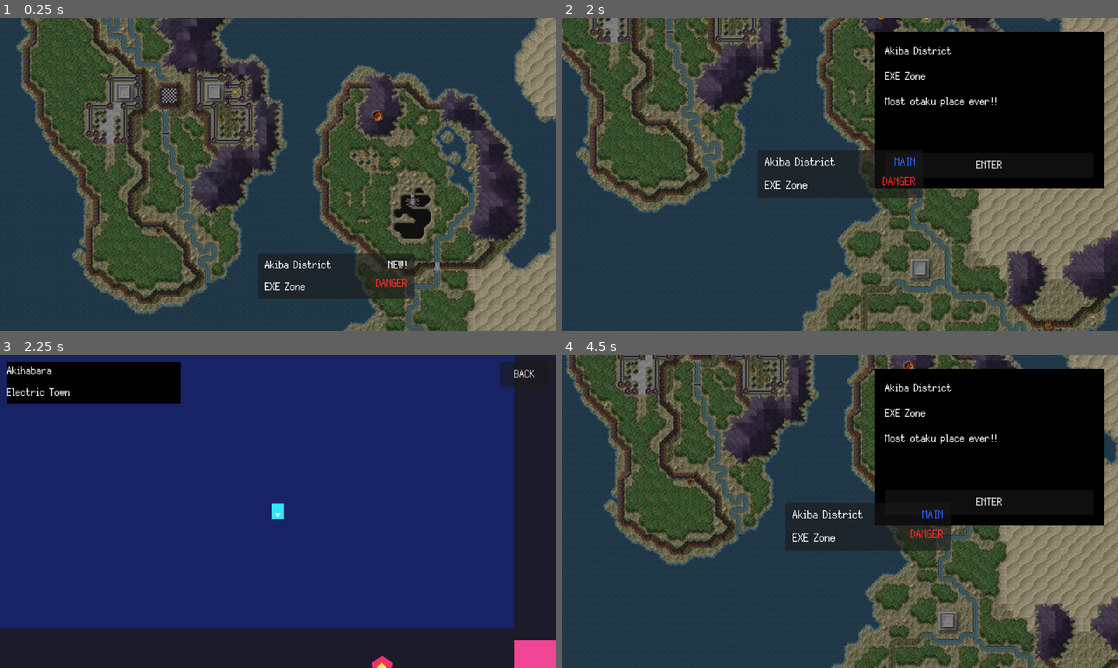
Above: before the commit, frames 1-4 (two rows, left to right).
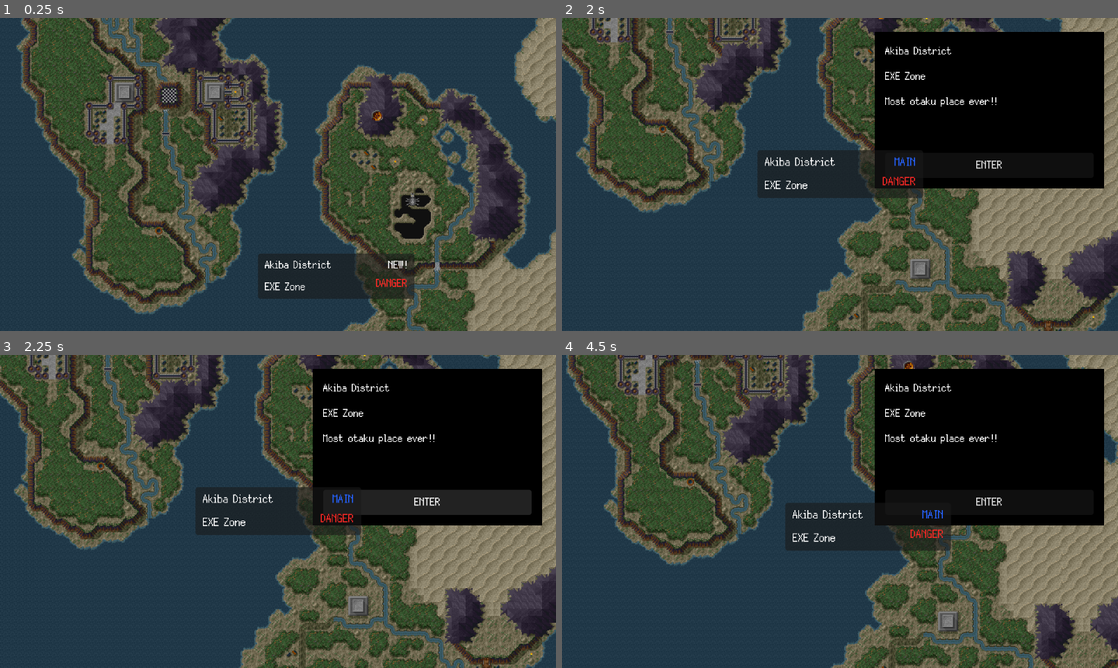
Above: after the commit, the same moments.

Repository: GYU-GAZE/NULL-NETWORK
Game: Godot game, scene res://apps/navigator/app_navigator.tscn
Two runs of this game, one before a commit and one after it. Both use one fixed random seed, a clock stepped at 60 frames per second and the inputs below. This scene is started directly instead of the project's main scene. The engine's default icon, where the game draws it, is replaced by a stand-in: a white triangle on a blue panel in a dark square.
Inputs (mouse positions are in pixels of both pictures, inside the frame that each line leads up to):
- Up to frame 1 (0.25 s): no input
- Up to frame 2 (2 s): move the mouse to (962, 158) at 0.52 s; hold D (local_area_move_right) 0.53-1.25 s; tap E (local_area_interact) at 0.6 s; click (962, 158) at 0.67 s; click (840, 174) at 1.25 s
- Up to frame 3 (2.25 s): click "ENTER" at 2 s
- Up to frame 4 (4.5 s): click (990, 502) at 2.75 s, where only the run after the commit has a clickable "ENTER"; click (1084, 373) at 3.5 s, where only the run before the commit has a clickable "BACK"; tap Enter at 4.25 s; drag from (728, 527) to (812, 574) at 4.27 s

Frames 1-2 are identical in both runs. In frame 3, 98% of the frame differs, in the area x 0-100%, y 0-100%; in frame 4, nothing differs.
Error after the commit: Parse Error: Expected parameter name. (res://apps/navigator/app_navigator.gd:5)

Commit message:
Request encounter-specific window density

Diff:
--- a/apps/navigator/app_navigator.gd
+++ b/apps/navigator/app_navigator.gd
@@ -1,5 +1,10 @@
 extends Control
 class_name NavigatorApp
+
+
+signal window_pixel_density_breakpoint_requested(
+	breakpoint: Vector2
+)
 
 
 enum NavigatorMode {
@@ -12,6 +17,12 @@
 
 const SESSION_STATE_VERSION: int = 2
 const APP_ID: String = "navigator"
+
+
+@export_category("Adaptive Presentation")
+@export var encounter_pixel_density_breakpoint: Vector2 = (
+	Vector2(530, 325)
+)
 
 
 @onready var world_map_view: NavigatorWorldMapView = (
@@ -114,6 +125,26 @@
 			local_area_view.deactivate()
 			encounter_container.hide()
 			dialogue_container.show()
+
+	window_pixel_density_breakpoint_requested.emit(
+		get_requested_window_pixel_density_breakpoint()
+	)
+
+
+func get_requested_window_pixel_density_breakpoint() -> Vector2:
+	if _current_mode == NavigatorMode.ENCOUNTER:
+		return KubuOSMetrics.snap_vector(Vector2(
+			max(
+				1.0,
+				encounter_pixel_density_breakpoint.x
+			),
+			max(
+				1.0,
+				encounter_pixel_density_breakpoint.y
+			)
+		))
+
+	return Vector2.ZERO
 
 
 func show_world_map() -> void:
